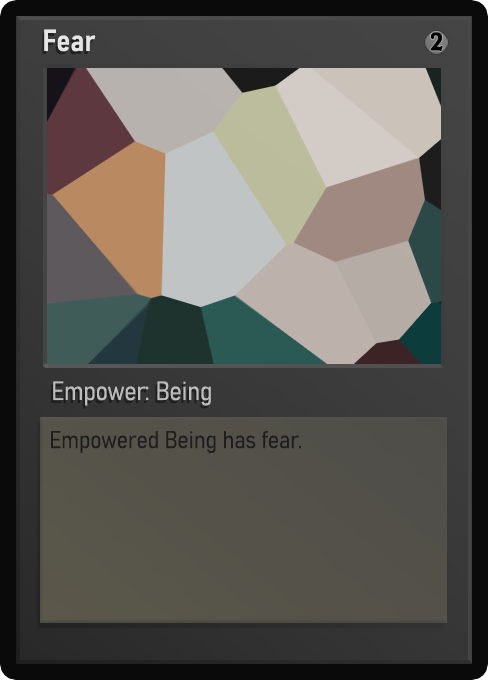
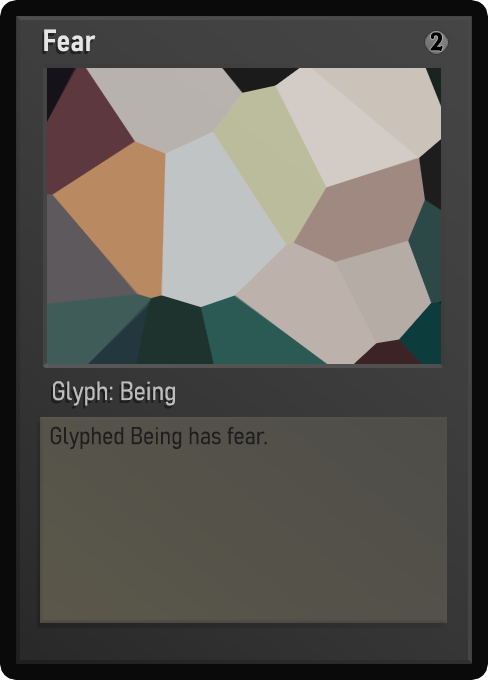
Two versions of the same layered image (w=488, h=680). Layer-by-layer changes:
painted on "Class" over left=53, top=381, right=211, bottom=406
painted on "Desc_norm" over left=50, top=426, right=301, bottom=453
